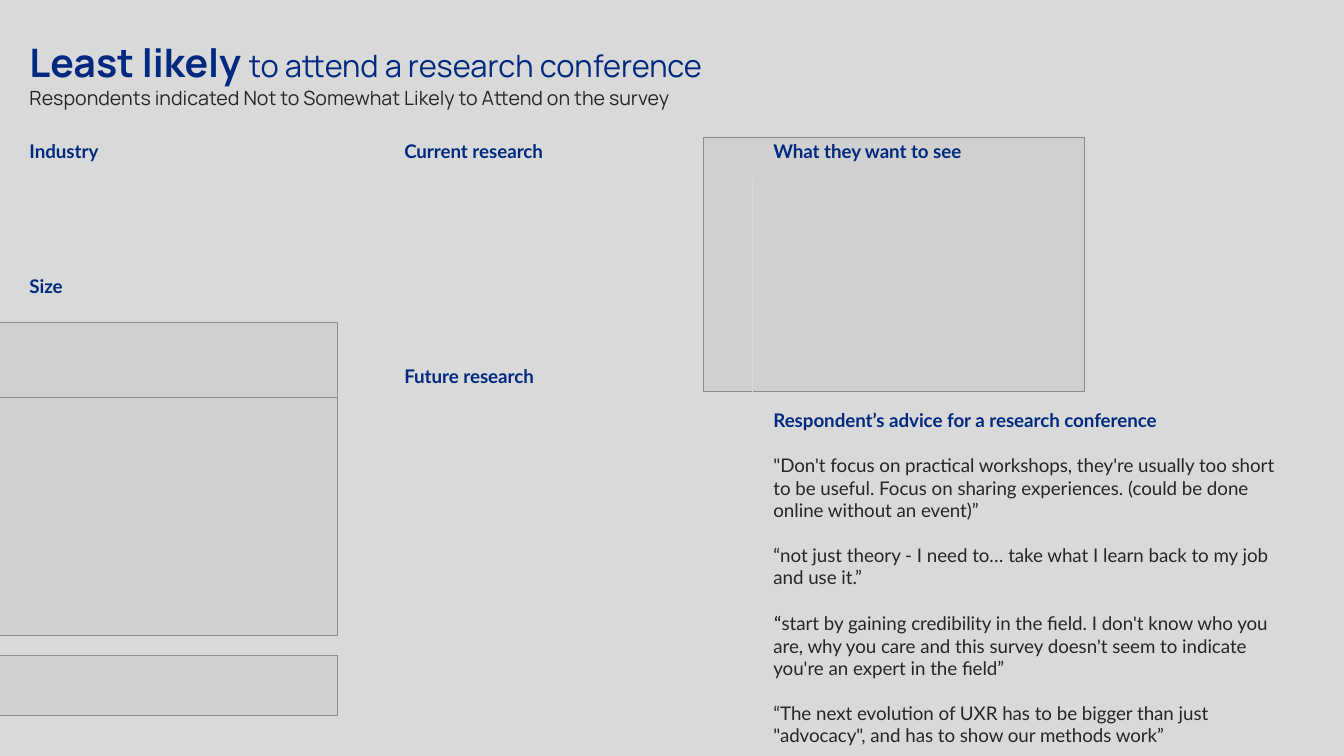
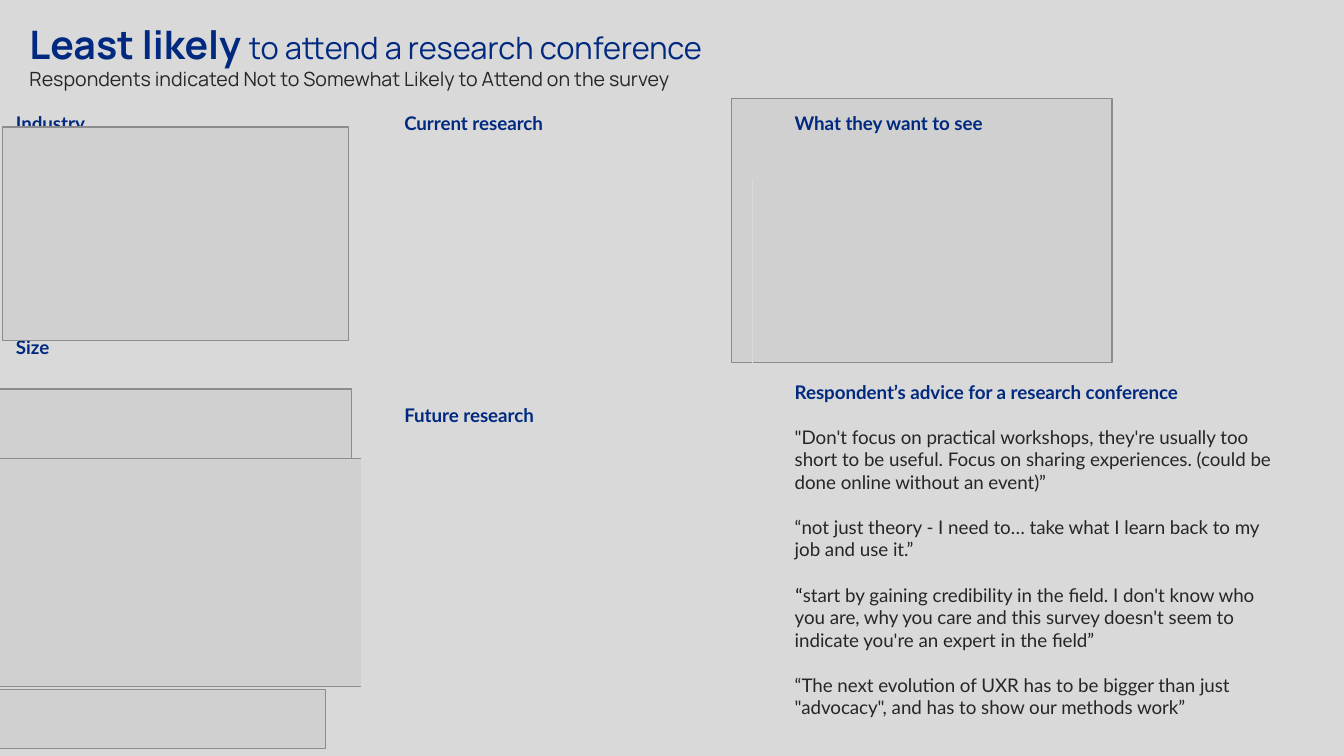
Before and after one commit to PersonaPredicta/Survey_Says..., a slide deck: slide 13 of New_personas.pptx. Drawn at 1344x756 pixels with LibreOffice and Linux fonts; fonts in the diff are those of the drawing; grey boxes stand for pictures. Boxes give left, top, right and bottom in pixels: in the first picture for what was removed or moved away, otherwise in the second. Text is boxed around its words. In the diff, an @@ line names an element or a change of style, - is before the commit and + after.

Commit message:
Next version of presentation

```diff
--- a/New_personas.pptx
+++ b/New_personas.pptx
@@ text "Least likely to attend a ...": place and size @@
-text "Least likely to attend a ..." at (29, 48, 702, 110)
+text "Least likely to attend a ..." at (29, 30, 702, 91)
@@ text "Industry" rewrapped from (29, 144, 534, 398) to (16, 116, 85, 459) @@
@@ text "Current research" rewrapped from (404, 144, 1060, 427) to (404, 116, 543, 422) @@
@@ picture: place and size @@
-picture at (704, 137, 1085, 391)
+picture at (731, 99, 1112, 363)
@@ text "What they want to see" rewrapped from (773, 144, 1275, 745) to (795, 116, 1271, 717) @@
@@ picture added at (3, 127, 349, 341) @@
@@ picture: place and size @@
-picture at (0, 323, 338, 436)
+picture at (0, 389, 352, 502)
@@ picture: place and size @@
-picture at (0, 397, 338, 635)
+picture at (0, 458, 362, 687)
@@ picture: place and size @@
-picture at (0, 655, 338, 716)
+picture at (0, 690, 326, 748)
```
